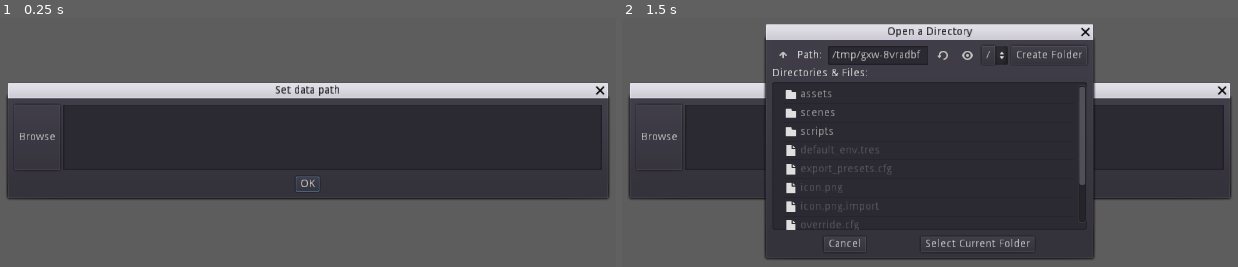
Above: before the commit, frames 1-2 (left to right).
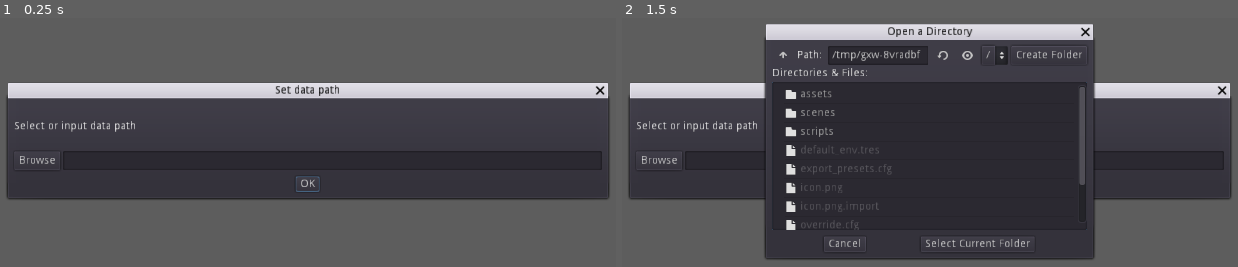
Above: after the commit, the same moments.

Repository: ZhekaHauska/htmvis
Game: Godot game, scene res://scenes/Main.tscn
The game is run twice, just before and just after one commit, with the same random seed, the same clock (stepped at 60 frames per second) and the same inputs.
Inputs:
- Up to frame 1 (0.25 s): no input
- Up to frame 2 (1.5 s): click "Browse" at 0.5 s; click "OK" at 1.25 s

The runs differ from the first frame. In frame 1, 0.9% of the frame differs, in the area x 2-98%, y 34-59%; in frame 2, 0.7%.

Commit message:
fix path selector gui

Diff:
--- a/scenes/Main.tscn
+++ b/scenes/Main.tscn
@@ -65,6 +65,7 @@
 allow_reselect = true
 
 [node name="Settings" type="AcceptDialog" parent="GUI"]
+visible = true
 anchor_left = 0.5
 anchor_top = 0.5
 anchor_right = 0.5
@@ -73,30 +74,42 @@
 margin_top = -64.0001
 margin_right = 384.0
 margin_bottom = 64.0001
+size_flags_horizontal = 0
+size_flags_vertical = 0
 window_title = "Set data path"
 script = ExtResource( 5 )
 
-[node name="PathContainer" type="HBoxContainer" parent="GUI/Settings"]
-anchor_left = 0.5
-anchor_top = 0.5
-anchor_right = 0.5
-anchor_bottom = 0.5
-margin_left = -376.0
-margin_top = -56.0001
-margin_right = 376.0
-margin_bottom = 28.0001
-size_flags_horizontal = 0
+[node name="VBoxContainer" type="VBoxContainer" parent="GUI/Settings"]
+anchor_right = 0.999
+anchor_bottom = 0.703
+margin_left = 10.0
+margin_right = -10.0
+margin_bottom = 0.0158691
+
+[node name="Label" type="Label" parent="GUI/Settings/VBoxContainer"]
+margin_right = 747.0
+margin_bottom = 62.0
+size_flags_horizontal = 3
+size_flags_vertical = 3
+text = "Select or input data path"
+valign = 1
+
+[node name="PathContainer" type="HBoxContainer" parent="GUI/Settings/VBoxContainer"]
+margin_top = 66.0
+margin_right = 747.0
+margin_bottom = 90.0
+size_flags_horizontal = 3
 size_flags_vertical = 0
 
-[node name="Browse" type="Button" parent="GUI/Settings/PathContainer"]
+[node name="Browse" type="Button" parent="GUI/Settings/VBoxContainer/PathContainer"]
 margin_right = 59.0
-margin_bottom = 40.0
+margin_bottom = 24.0
 text = "Browse"
 
-[node name="DataPath" type="LineEdit" parent="GUI/Settings/PathContainer"]
+[node name="DataPath" type="LineEdit" parent="GUI/Settings/VBoxContainer/PathContainer"]
 margin_left = 63.0
-margin_right = 715.0
-margin_bottom = 40.0
+margin_right = 747.0
+margin_bottom = 24.0
 size_flags_horizontal = 3
 
 [node name="FileDialog" type="FileDialog" parent="GUI"]
@@ -133,5 +146,5 @@
 [connection signal="nothing_selected" from="GUI/CellInfo/VBoxContainer/Segments/Apical" to="Layer" method="_on_Apical_nothing_selected"]
 [connection signal="confirmed" from="GUI/Settings" to="." method="_on_Settings_confirmed"]
 [connection signal="confirmed" from="GUI/Settings" to="GUI/Settings" method="_on_Settings_confirmed"]
-[connection signal="pressed" from="GUI/Settings/PathContainer/Browse" to="." method="_on_Browse_pressed"]
+[connection signal="pressed" from="GUI/Settings/VBoxContainer/PathContainer/Browse" to="." method="_on_Browse_pressed"]
 [connection signal="dir_selected" from="GUI/FileDialog" to="GUI/Settings" method="_on_FileDialog_dir_selected"]
--- a/scripts/Main.gd
+++ b/scripts/Main.gd
@@ -100,7 +100,7 @@
 
 
 func _on_Settings_confirmed():
-	data_path = $GUI/Settings/PathContainer/DataPath.text
+	data_path = $GUI/Settings/VBoxContainer/PathContainer/DataPath.text
 
 	chunk = 0
 	chunk_step = 0
--- a/scripts/Settings.gd
+++ b/scripts/Settings.gd
@@ -11,11 +11,11 @@
 		return
 
 	var path = config.get_value("Main", "data_path")
-	$PathContainer/DataPath.text = path
+	$VBoxContainer/PathContainer/DataPath.text = path
 
 
 func _on_Settings_confirmed():
-	var path = $PathContainer/DataPath.text
+	var path = $VBoxContainer/PathContainer/DataPath.text
 	config.set_value("Main", "data_path", path)
 	config.save("user://settings.cfg")
 
